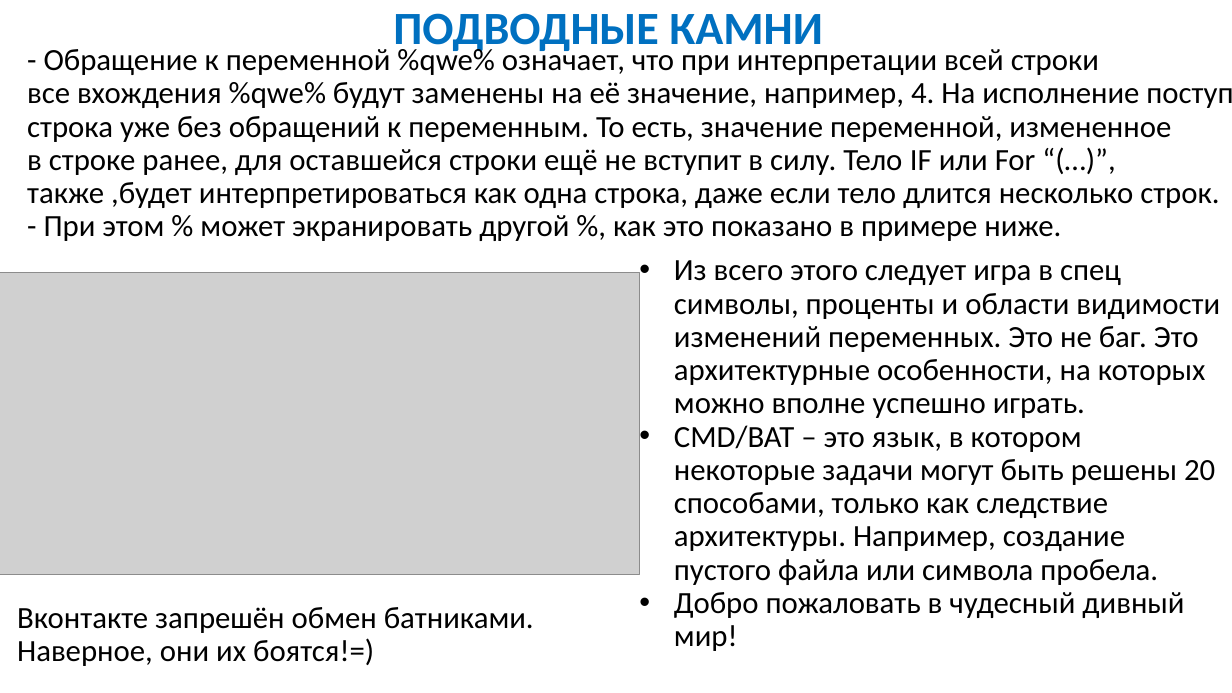
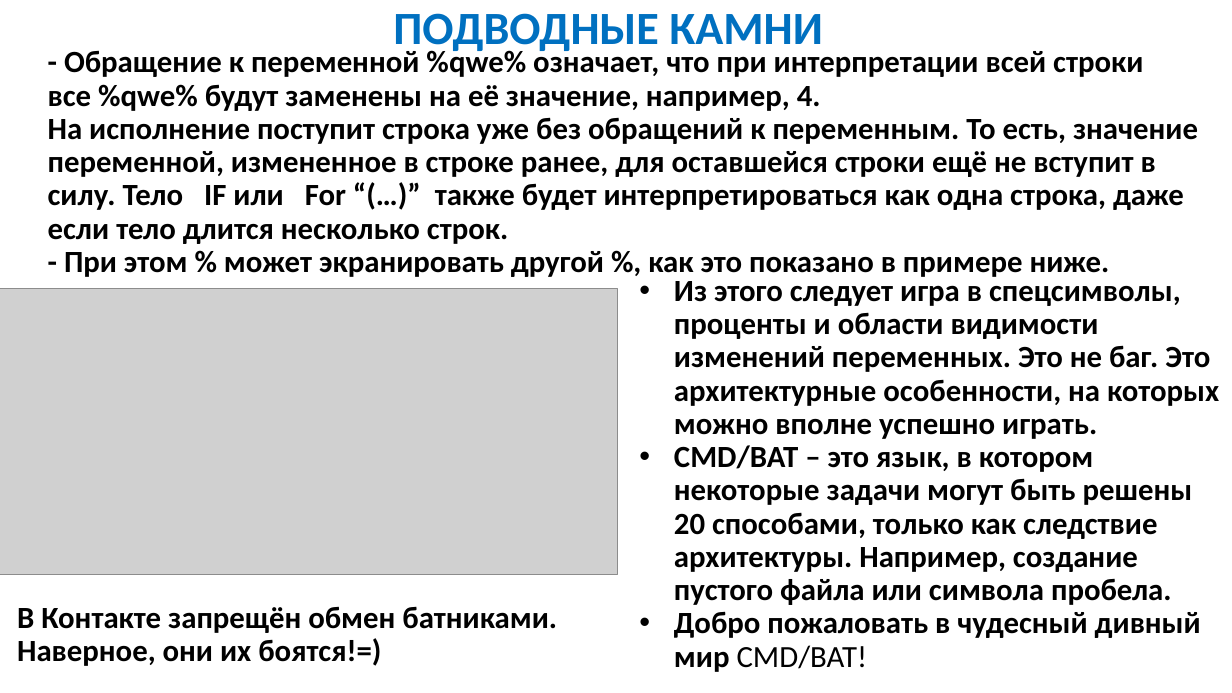
Before and after one commit to IvanSibirevV2/HowTo_Bat, a slide deck: slide 19 of Workshop/WShop.pptx. Drawn at 1232x693 pixels with LibreOffice and Linux fonts; fonts in the diff are those of the drawing; grey boxes stand for pictures. Boxes give left, top, right and bottom in pixels: in the first picture for what was removed or moved away, otherwise in the second. Text is boxed around its words. In the diff, an @@ line names an element or a change of style, - is before the commit and + after.

```diff
--- a/Workshop/WShop.pptx
+++ b/Workshop/WShop.pptx
@@ text "- Обращение к переменной %qwe% ...": place and size @@
-text "- Обращение к переменной %qwe% ..." at [27,44,1219,241]
+text "- Обращение к переменной %qwe% ..." at [48,46,1198,277]
@@ text at [64,46,1143,77]: bold on in "- Обращение к переменной %qwe% означает, что ..." @@
@@ text at [48,84,1198,277]: text changed; bold on @@
-все вхождения %qwe% будут заменены на её значение, например, 4. На исполнение поступит
-строка уже без обращений к переменным. То есть, значение переменной, измененное
-в строке ранее, для оставшейся строки ещё не вступит в силу. Тело IF или For “(…)”, также ,будет интерпретироваться как одна строка, даже если тело длится несколько строк.
-- При этом % может экранировать другой %, как это показано в примере ниже.
+все %qwe% будут заменены на её значение, например, 4.
+На исполнение поступит строка уже без обращений к переменным. То есть, значение переменной, измененное в строке ранее, для оставшейся строки ещё не вступит в силу. Тело IF или For “(…)” также будет интерпретироваться как одна строка, даже если тело длится несколько строк.
+- При этом % может экранировать другой %, как это показано в примере ниже.
@@ picture: place and size @@
-picture at [0,272,640,574]
+picture at [0,288,617,574]
@@ text "Из этого следует игра в ...": place and size @@
-text "Из этого следует игра в ..." at [674,260,1220,651]
+text "Из этого следует игра в ..." at [674,275,1219,672]
@@ text at [674,275,1219,439]: text changed; bold on @@
-• Из всего этого следует игра в спец символы, проценты и области видимости изменений переменных. Это не баг. Это архитектурные особенности, на которых можно вполне успешно играть.
+• Из этого следует игра в спецсимволы, проценты и области видимости изменений переменных. Это не баг. Это архитектурные особенности, на которых можно вполне успешно играть.
@@ text at [674,445,1193,605]: bold on in "CMD/BAT – это язык, в котором некоторые ..." @@
@@ text at [17,606,557,666]: text changed; bold on @@
-Вконтакте запрешён обмен батниками. Наверное, они их боятся!=)
+В Контакте запрещён обмен батниками. Наверное, они их боятся!=)
@@ text at [674,611,1201,672]: text changed; bold on @@
-• Добро пожаловать в чудесный дивный мир!
+• Добро пожаловать в чудесный дивный мир CMD/BAT!
```
Also in this commit, not shown: 26 other slides changed, 1 slide removed, 1 other file.
